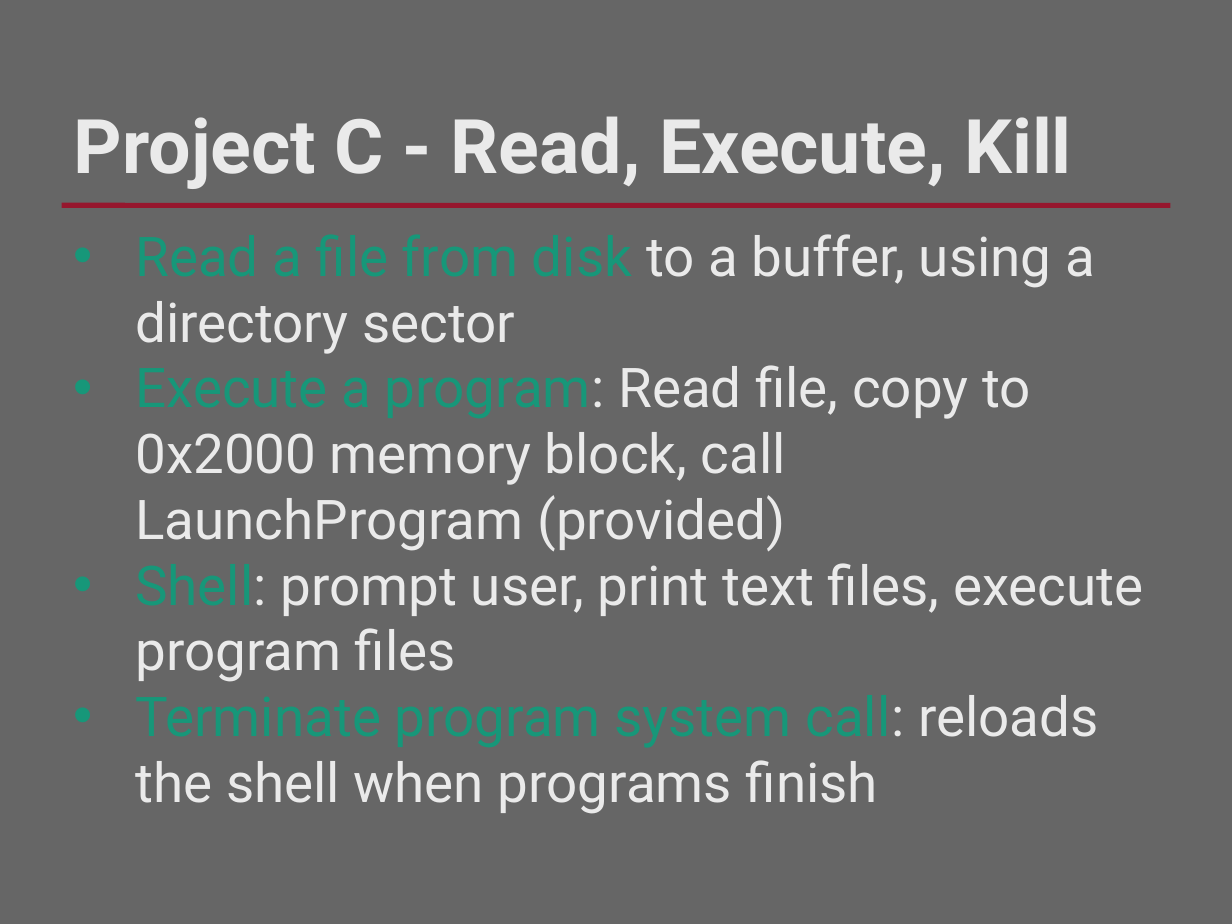
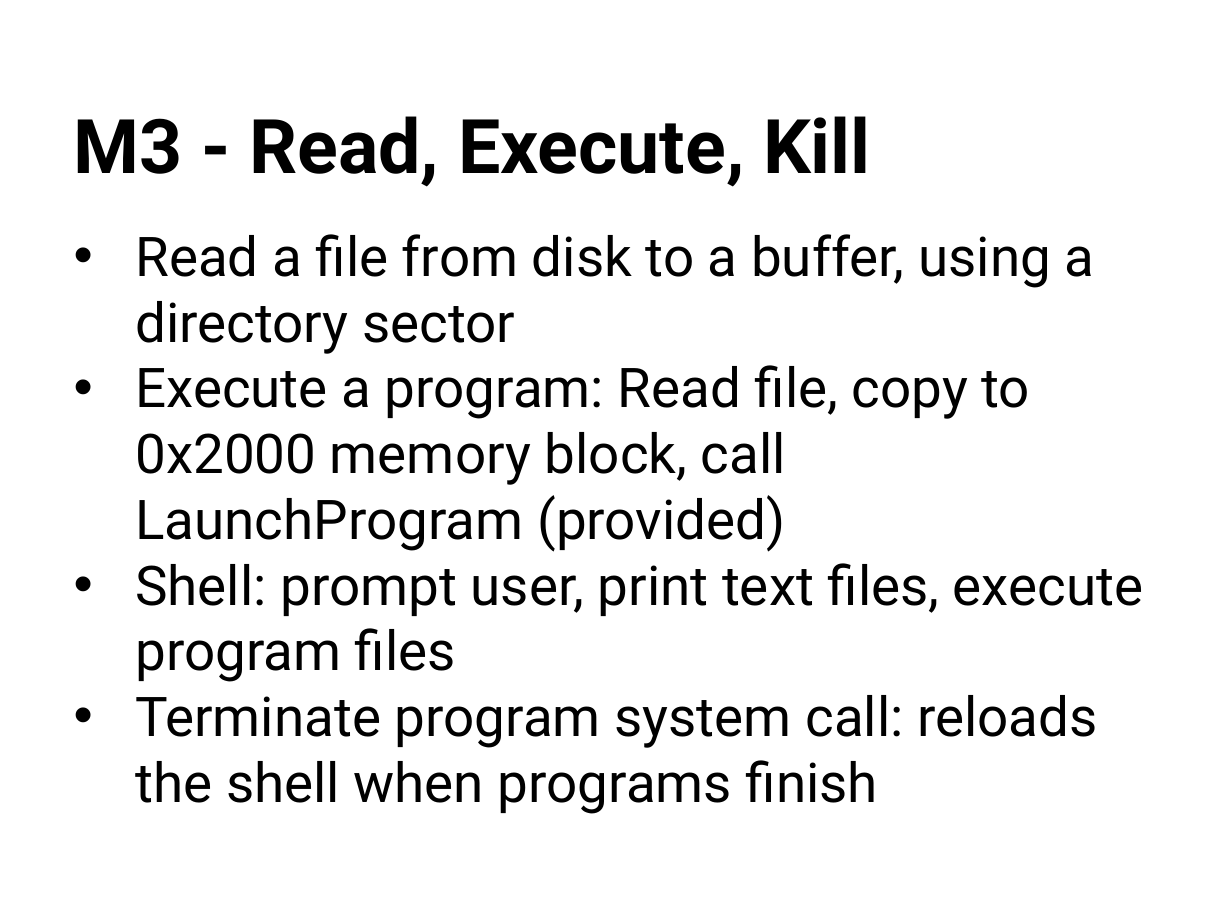
Before and after one commit to RHIT-CSSE/csse332, a slide deck: slide 14 of ClassMaterials/ProjectKickoff/ProjectKickoff.pptx (slide 15 before the commit). Drawn at 1232x924 pixels with LibreOffice and Linux fonts; fonts in the diff are those of the drawing; background and template pictures are left out. Boxes give left, top, right and bottom in pixels: in the first picture for what was removed or moved away, otherwise in the second. Text is boxed around its words. In the diff, an @@ line names an element or a change of style, - is before the commit and + after.

```diff
--- a/ClassMaterials/ProjectKickoff/ProjectKickoff.pptx
+++ b/ClassMaterials/ProjectKickoff/ProjectKickoff.pptx
@@ background #666666 to #FFFFFF @@
@@ text at <box>74,116,871,187</box>: text changed; text colour #EAEAEA to #000000 @@
-Project C - Read, Execute, Kill
+M3 - Read, Execute, Kill
@@ line removed from (62, 206) to (1170, 206) @@
@@ text "Read a file from disk ..." at <box>135,234,1143,814</box>: text colour #179779 to #000000 in "Read a file from disk", "Execute a program:", "Shell:", "Terminate program system call:"; text colour #EAEAEA to #000000 in "to a buffer, using a directory sector", "program: Read file, copy to 0x2000 memory ...", "Shell: prompt user, print text files, execute ...", "call: reloads the shell when programs finish" @@
```
Also in this commit, not shown: 13 other slides changed, 2 slides added, 4 slides removed, 1 other file.
